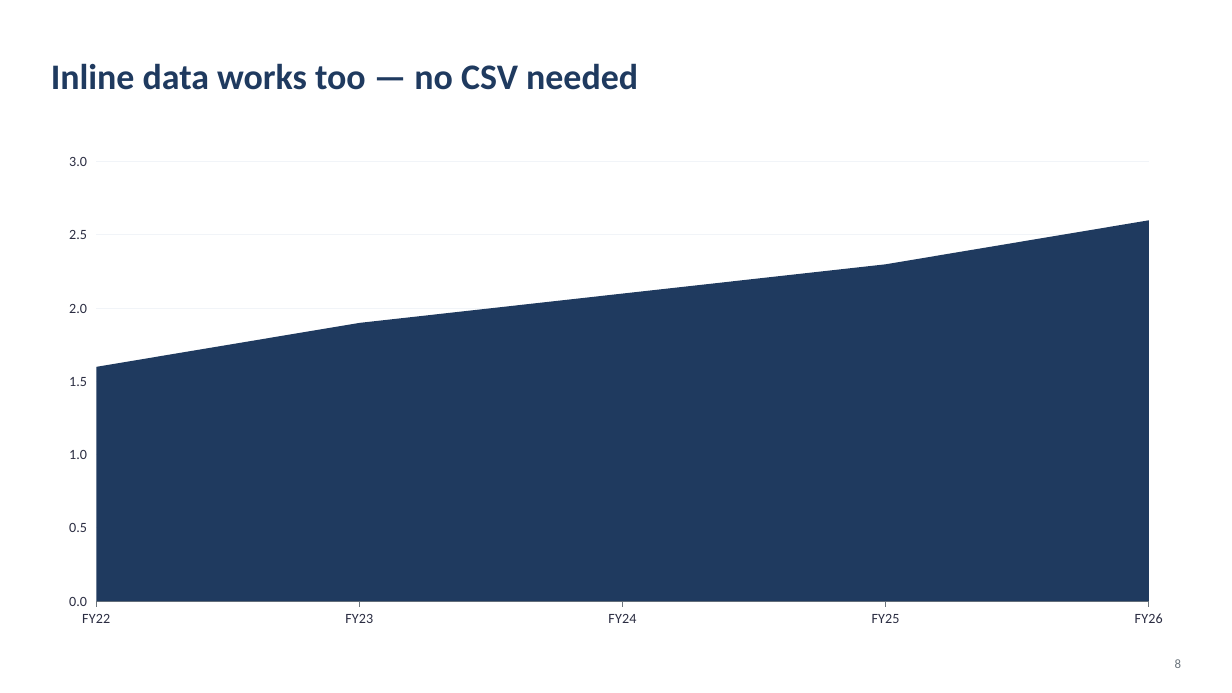
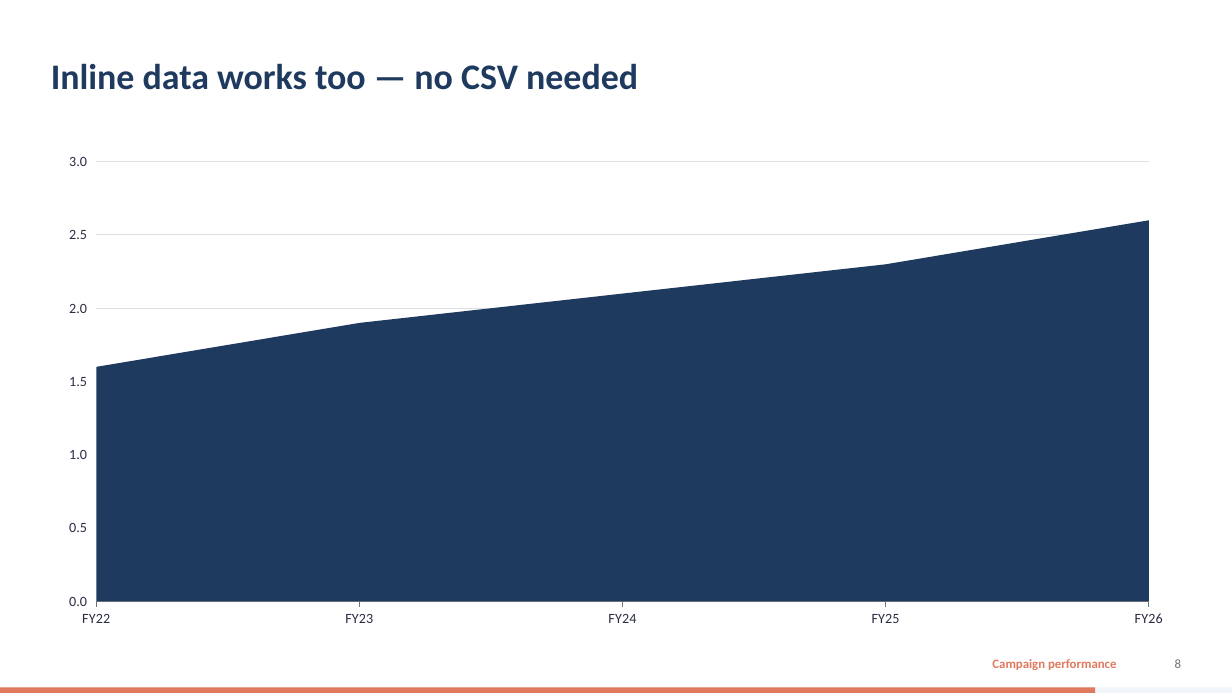
Before and after one commit to FrocketGaming/PPT_DEMO, a slide deck: slide 8 of out/demo.pptx. Drawn at 1232x693 pixels with LibreOffice and Linux fonts; fonts in the diff are those of the drawing. Boxes give left, top, right and bottom in pixels: in the first picture for what was removed or moved away, otherwise in the second. Text is boxed around its words. In the diff, an @@ line names an element or a change of style, - is before the commit and + after.

```diff
--- a/out/demo.pptx
+++ b/out/demo.pptx
@@ area chart at <box>46,143,1186,638</box> @@
@@ value axis changed @@
@@ text added at <box>992,659,1116,670</box>, 10 pt, text #E07A5F, bold @@
+Campaign performance
@@ rectangle added at <box>0,688,1232,693</box>, fill #F1F4F8 @@
@@ rectangle added at <box>0,688,1095,693</box>, fill #E07A5F @@
```
Also in this commit, not shown: 8 other slides changed, 9 other files.
